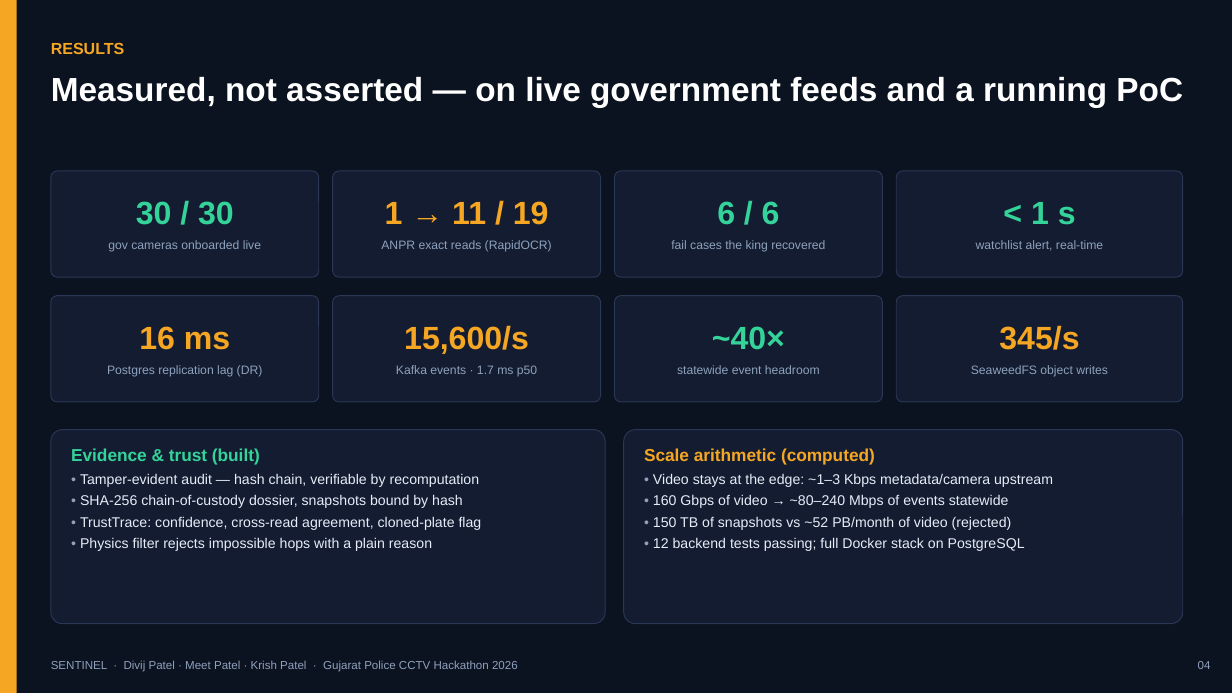
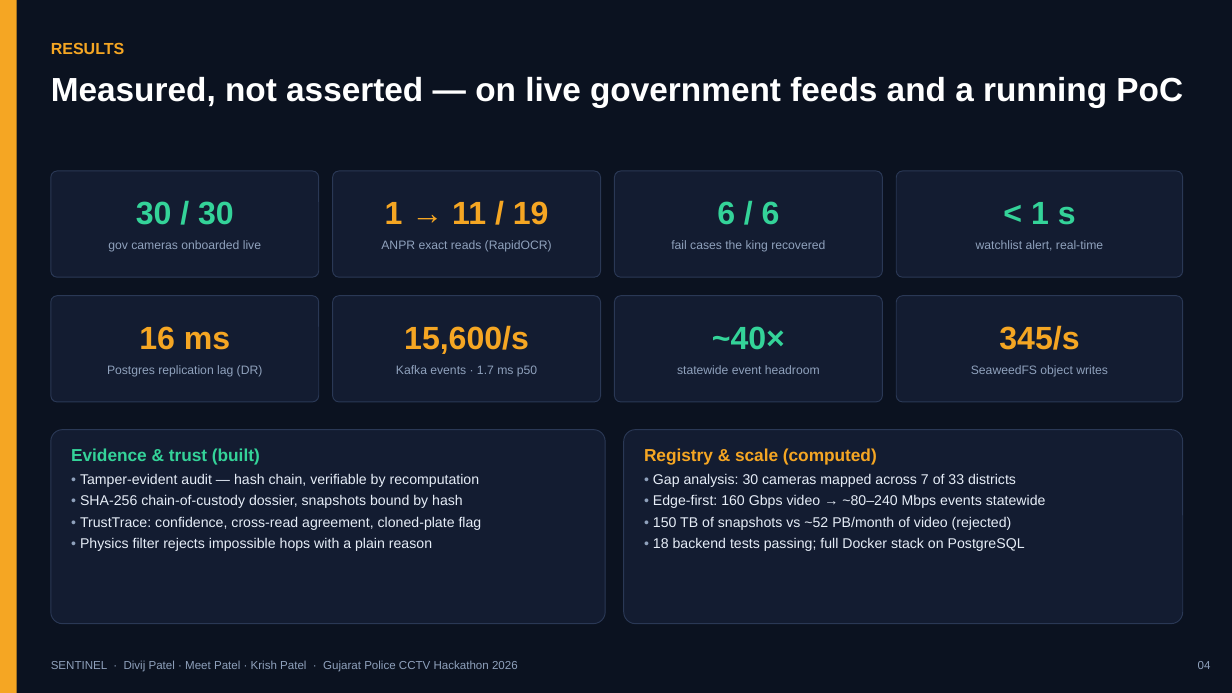
Before and after one commit to DIVIJ08070/sentinal, a slide deck: slide 5 of deliverables/SENTINEL_Presentation.pptx. Drawn at 1232x693 pixels with LibreOffice and Linux fonts; fonts in the diff are those of the drawing. Boxes give left, top, right and bottom in pixels: in the first picture for what was removed or moved away, otherwise in the second. Text is boxed around its words. In the diff, an @@ line names an element or a change of style, - is before the commit and + after.

Commit message:
feat: live video anpr studio, overnight 13m cycler, camera stability, and daytime footage integration

```diff
--- a/deliverables/SENTINEL_Presentation.pptx
+++ b/deliverables/SENTINEL_Presentation.pptx
@@ text at (644,448,1046,508): text changed @@
-Scale arithmetic (computed)
-• Video stays at the edge: ~1–3 Kbps metadata/camera upstream
-• 160 Gbps of video → ~80–240 Mbps of events statewide
+Registry & scale (computed)
+• Gap analysis: 30 cameras mapped across 7 of 33 districts
+• Edge-first: 160 Gbps video → ~80–240 Mbps events statewide
@@ text at (653,537,1025,551): text changed @@
-• 12 backend tests passing; full Docker stack on PostgreSQL
+• 18 backend tests passing; full Docker stack on PostgreSQL
```
Also in this commit, not shown: 4 other slides changed, 26 other files.
